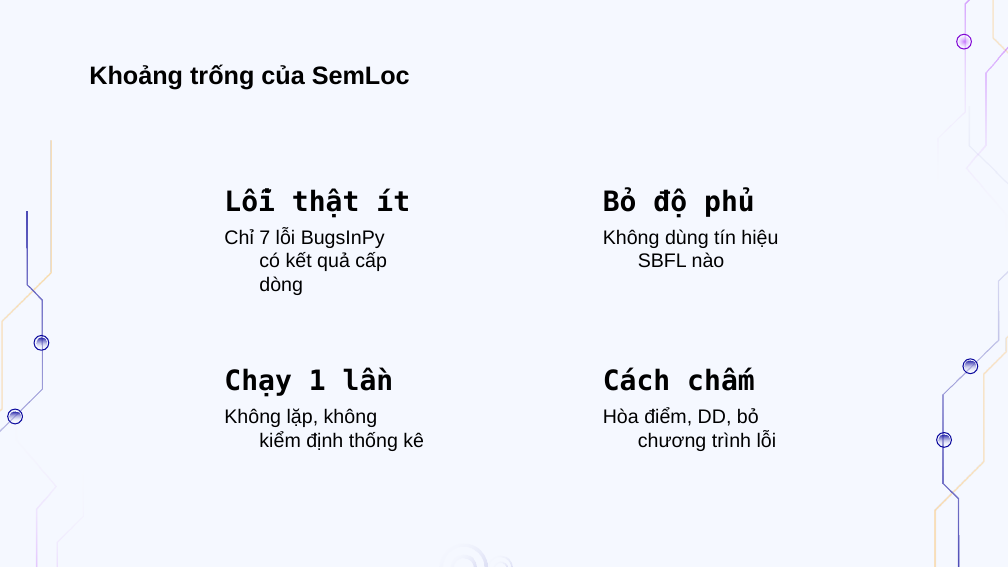
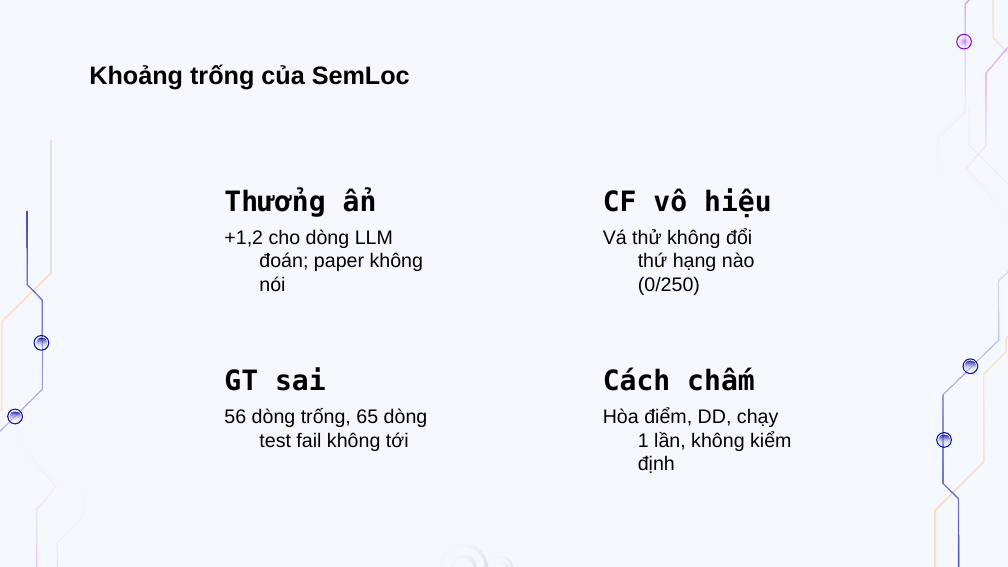
Before and after one commit to doanan293/grounded-or-guessed, a slide deck: slide 7 of docs/presentation/bao-cao-lan-1.pptx. Drawn at 1008x567 pixels with LibreOffice and Linux fonts; fonts in the diff are those of the drawing; background and template pictures are left out. Boxes give left, top, right and bottom in pixels: in the first picture for what was removed or moved away, otherwise in the second. Text is boxed around its words. In the diff, an @@ line names an element or a change of style, - is before the commit and + after.

```diff
--- a/docs/presentation/bao-cao-lan-1.pptx
+++ b/docs/presentation/bao-cao-lan-1.pptx
@@ subtitle at box(292, 188, 410, 217): text changed @@
-Lỗi thật ít
+Thưởng ẩn
@@ subtitle at box(603, 188, 772, 217): text changed @@
-Bỏ độ phủ
+CF vô hiệu
@@ subtitle at box(224, 229, 423, 292): text changed @@
-Chỉ 7 lỗi BugsInPy
-có kết quả cấp dòng
++1,2 cho dòng LLM
+đoán; paper không nói
@@ subtitle at box(603, 229, 755, 295): text changed @@
-Không dùng tín hiệu
-SBFL nào
+Vá thử không đổi
+thứ hạng nào (0/250)
@@ subtitle at box(224, 367, 326, 391): text changed @@
-Chạy 1 lần
+GT sai
@@ subtitle at box(224, 408, 428, 451): text changed @@
-Không lặp, không
-kiểm định thống kê
+56 dòng trống, 65 dòng
+test fail không tới
@@ subtitle at box(603, 408, 791, 473): text changed @@
-Hòa điểm, DD, bỏ
-chương trình lỗi
+Hòa điểm, DD, chạy
+1 lần, không kiểm định
```
Also in this commit, not shown: 8 other slides changed, 3 slides added, 1 slide removed, 2 other files.
